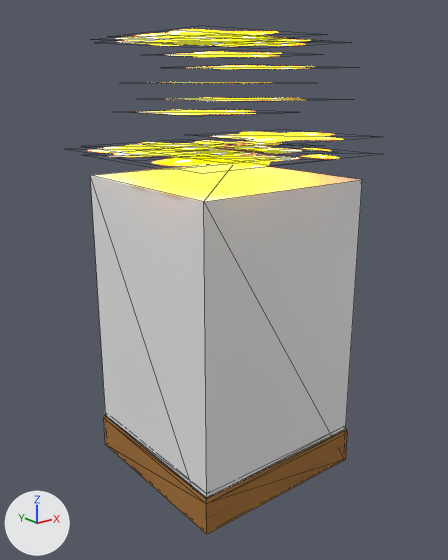
Two versions of the glTF model models/dispenser.glb, one commit apart.
Camera for both pictures: a 50 mm lens placed at (-1.404, -1.76, 1.457), pointed at (-0.004, -0.01, 0.757). Every picture has the same lights, and +X, +Y and +Z are marked at lower left. Mesh edges are drawn as thin lines. Where no turn or scale is listed for an object, it has been applied to the vertices. Vertices at the same position are counted once.

In view in the first picture: 'Dispenser', 'Dispenser_collider_box', 'particle_bone_0', 'particle_bone_1', 'particle_bone_10', 'particle_bone_11', 'particle_bone_12', 'particle_bone_14', 'particle_bone_15', 'particle_bone_16', 'particle_bone_17', 'particle_bone_19', 'particle_bone_2', 'particle_bone_3', 'particle_bone_4', 'particle_bone_5', 'particle_bone_6', 'particle_bone_7', 'particle_bone_8', 'particle_bone_9'.
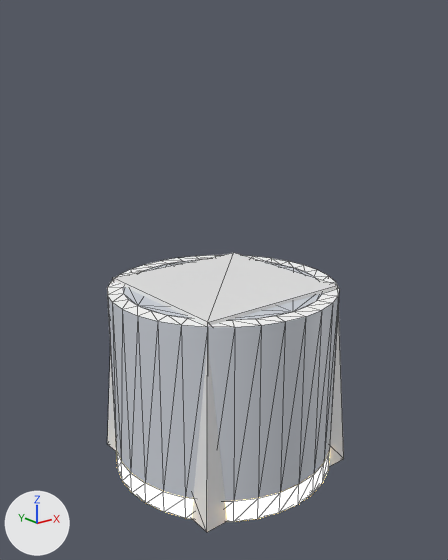
The newer file is also rescaled (x1.291), turned or shifted as a whole; pictures and numbers use the older file's frame.

What the commit changed:
Material '1ART' (mat_1art) is new.
Its base color is (1.0, 1.0, 1.0) (white #ffffff).
Its roughness is 0.528.
Material '1WHITEBLUE' (mat_1whiteblue) is new.
Its base color is (0.63, 0.66, 0.717) (light grey #d0d4dc).
Material '1EMISION  WHITE CREAM' (mat_1emision__white_cream) is new.
Its base color is (0.8, 0.689, 0.771) (white #e7d8e3).
Its emission color is (1.0, 0.682, 0.215) (beige #ffd780).
Its emission strength is 4.8.
me_cube_078 is used by ob_dispenser_collider_box; location (0.0, 0.0, 0.575).
me_cube_078 had 8 vertices, 12 faces and spanned x -0.349..0.349, y -0.349..0.349, z -0.566..0.566.
me_cube_078 now has 8 vertices, 12 faces and spans x -0.349..0.349, y -0.349..0.349, z -0.566..0.173.
Part 1, on me_cube_078:
4 vertices are removed from x -0.349..0.349, y -0.349..0.349, z 0.566.
10 faces are deleted.
4 vertices are added at (-0.304, -0.304, 0.173), (-0.304, 0.304, 0.173), (0.304, -0.304, 0.173), (0.304, 0.304, 0.173).
10 new faces join them.
Mesh me_cilindro_009 is new.
It has 128 vertices, 252 faces and spans x -0.436..0.436, y -0.436..0.436, z -0.409..0.317.
Faces by material slot: [94, 94, 64].
It uses material mat_1art (white #ffffff).
It uses material mat_1whiteblue (light grey #d0d4dc).
It uses material mat_1emision__white_cream (white #e7d8e3).
Object 'Dispenser' (ob_dispenser) is deleted.
Object 'particle_bone_0' (ob_particle_bone_0) is deleted.
Object 'particle_bone_1' (ob_particle_bone_1) is deleted.
Object 'particle_bone_10' (ob_particle_bone_10) is deleted.
Object 'particle_bone_11' (ob_particle_bone_11) is deleted.
Object 'particle_bone_12' (ob_particle_bone_12) is deleted.
Object 'particle_bone_14' (ob_particle_bone_14) is deleted.
Object 'particle_bone_15' (ob_particle_bone_15) is deleted.
Object 'particle_bone_16' (ob_particle_bone_16) is deleted.
Object 'particle_bone_17' (ob_particle_bone_17) is deleted.
Object 'particle_bone_19' (ob_particle_bone_19) is deleted.
Object 'particle_bone_2' (ob_particle_bone_2) is deleted.
Object 'particle_bone_3' (ob_particle_bone_3) is deleted.
Object 'particle_bone_4' (ob_particle_bone_4) is deleted.
Object 'particle_bone_5' (ob_particle_bone_5) is deleted.
Object 'particle_bone_6' (ob_particle_bone_6) is deleted.
Object 'particle_bone_7' (ob_particle_bone_7) is deleted.
Object 'particle_bone_8' (ob_particle_bone_8) is deleted.
Object 'particle_bone_9' (ob_particle_bone_9) is deleted.
Object 'ART SUPPORTS GALLERY' (ob_art_supports_gallery) is new; it shows me_cilindro_009.
Its location is (0.0, 0.0, 0.417).

Location of each change, (x1, y1, x2, y2) in pixels of the pictures (448 x 560 px):
'Dispenser_collider_box', reshaped: before (90, 164, 362, 497); after (107, 253, 344, 532)
'ART SUPPORTS GALLERY', added: after (107, 255, 339, 522)
'Dispenser', deleted: before (104, 415, 348, 534)
'particle_bone_17', deleted: before (152, 151, 298, 167)
'particle_bone_15', deleted: before (88, 144, 215, 157)
'particle_bone_2', deleted: before (136, 29, 278, 39)
'particle_bone_11', deleted: before (212, 132, 344, 142)
'particle_bone_5', deleted: before (118, 37, 241, 46)
'particle_bone_6', deleted: before (165, 52, 279, 57)
'particle_bone_10', deleted: before (138, 110, 254, 115)
'particle_bone_4', deleted: before (191, 36, 287, 45)
'particle_bone_7', deleted: before (186, 65, 314, 69)
'particle_bone_0', deleted: before (211, 145, 301, 154)
'particle_bone_14', deleted: before (167, 141, 281, 146)
'particle_bone_9', deleted: before (175, 98, 301, 101)
'particle_bone_3', deleted: before (216, 39, 308, 46)
'particle_bone_16', deleted: before (108, 151, 246, 157)
'particle_bone_12', deleted: before (104, 142, 226, 152)
'particle_bone_19', deleted: before (238, 148, 339, 159)
'particle_bone_8', deleted: before (175, 82, 272, 83)
'particle_bone_1', deleted: before (115, 36, 156, 40)
